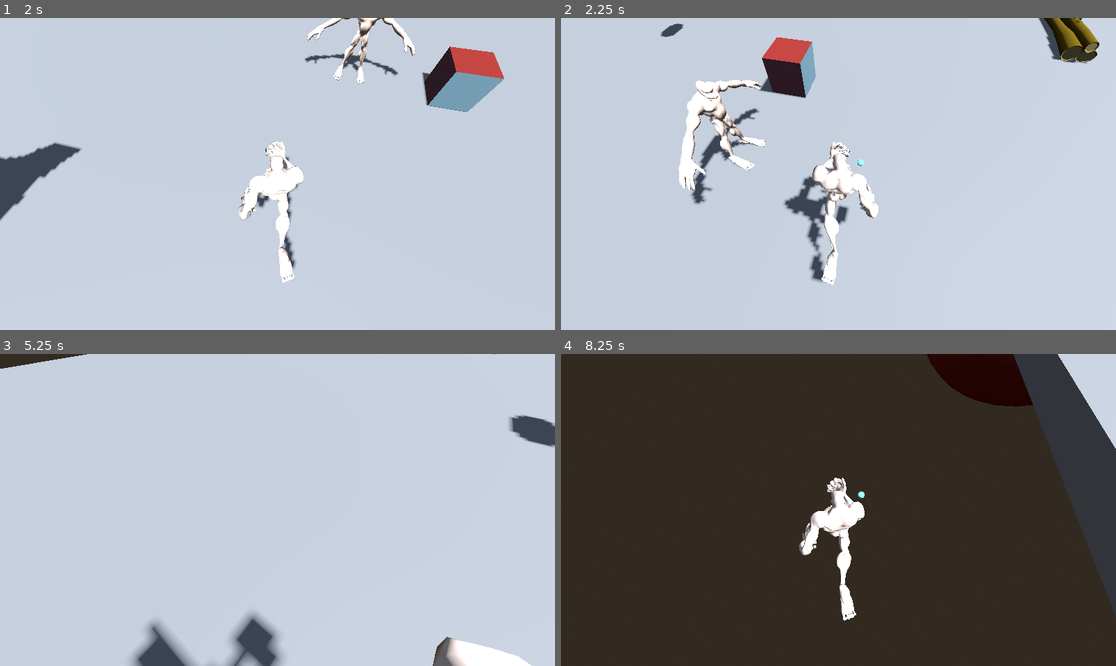
Above: before the commit, frames 1-4 (two rows, left to right).
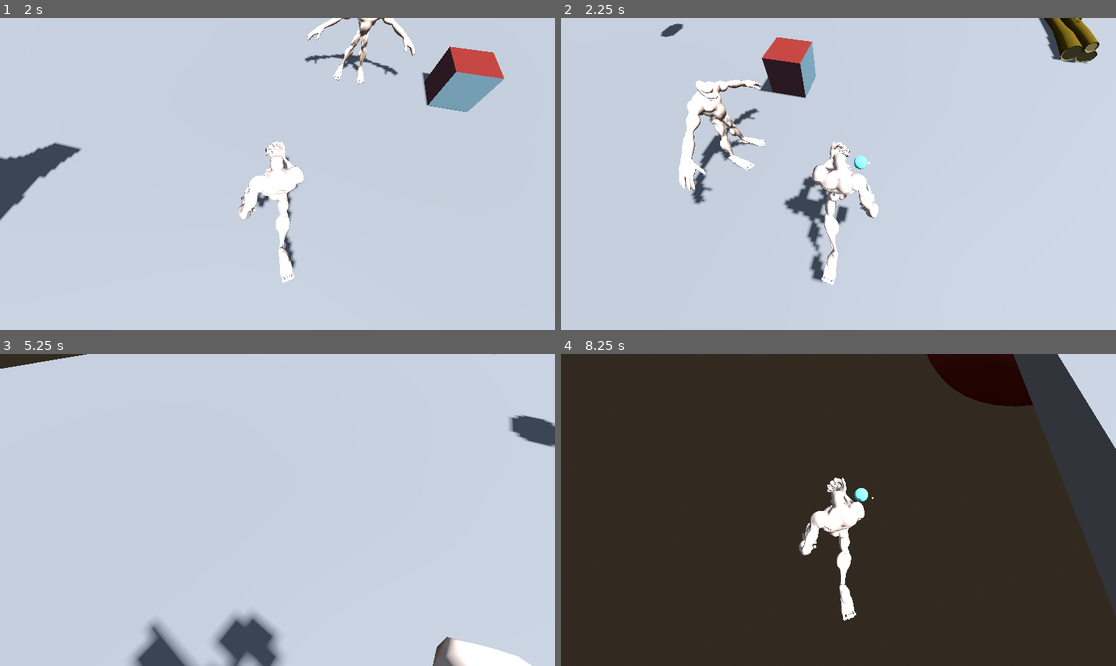
Above: after the commit, the same moments.

Repository: notme84/WildJam76
Game: Godot game, scene res://Scenes/main_menu.tscn
Same seed, same stepped clock (60 frames per second), same inputs: the game is played once before the commit and once after it.
Inputs (mouse positions are in pixels of both pictures, inside the frame that each line leads up to):
- Up to frame 1 (2 s): click "Start" at 0.5 s; tap Enter at 1.25 s; move the mouse to (271, 180) at 1.27 s; hold W (move_up) from 1.28 s (still down); hold C (camera_mode) from 1.28 s (still down)
- Up to frame 2 (2.25 s): keep holding W (move_up); move the mouse to (877, 177) at 2.02 s; release C (camera_mode) at 2.03 s; click (877, 177) at 2.1 s
- Up to frame 3 (5.25 s): move the mouse to (233, 506) at 2.77 s; tap E (melee) at 2.85 s; move the mouse to (283, 510) at 3.52 s; release W (move_up) at 3.53 s; hold A (move_left) 3.53-4.28 s; right-click (283, 510) at 3.6 s; move the mouse to (255, 503) at 4.27 s; hold C (camera_mode) 4.28-5.03 s; hold W (move_up) from 4.28 s (still down); move the mouse to (305, 510) at 5.02 s; click (305, 510) at 5.1 s
- Up to frame 4 (8.25 s): move the mouse to (810, 510) at 5.77 s; tap E (melee) at 5.85 s; move the mouse to (849, 503) at 6.52 s; release W (move_up) at 6.53 s; hold D (move_right) 6.53-7.28 s; right-click (849, 503) at 6.6 s; move the mouse to (832, 516) at 7.27 s; hold C (camera_mode) 7.28-8.03 s; hold W (move_up) from 7.28 s (still down); move the mouse to (877, 513) at 8.02 s; click (877, 513) at 8.1 s

Frame 1 is identical in both runs. In frame 2, 0.1% of the frame differs, in the area x 46-56%, y 44-58%; in frame 3, 0.6%, in the area x 38-45%, y 83-100%; in frame 4, less than 0.1%.

Commit message:
added basic ass particles to the snowball

Diff:
--- /dev/null
+++ b/MarkStuffTemp/multiplayer_test.tscn
@@ -0,0 +1,187 @@
+[gd_scene load_steps=24 format=3 uid="uid://b8ng7ebvjequ4"]
+
+[ext_resource type="PackedScene" uid="uid://bl64fol7gyyh2" path="res://MarkStuffTemp/yeti_player.tscn" id="1_4r5t1"]
+[ext_resource type="PackedScene" uid="uid://h8q0mnhmd27d" path="res://Scenes/practice_target.tscn" id="2_bubi2"]
+[ext_resource type="PackedScene" uid="uid://dues512tx2al3" path="res://Scenes/Props/hedge_lumpy.tscn" id="3_gpqt2"]
+[ext_resource type="PackedScene" uid="uid://cxajk4s12gg3r" path="res://Scenes/Props/hedge_small.tscn" id="4_e48to"]
+[ext_resource type="PackedScene" uid="uid://b2hawylas6qoq" path="res://Scenes/Props/hedge_tall.tscn" id="5_f0y2w"]
+[ext_resource type="PackedScene" uid="uid://cb0djusaus6ca" path="res://Scenes/Props/log_stack_large.tscn" id="6_4oqu8"]
+[ext_resource type="PackedScene" uid="uid://iqyfrm5l4r1w" path="res://Scenes/Props/log_stack_small.tscn" id="7_yylmb"]
+[ext_resource type="PackedScene" uid="uid://hdp0vgfp62x7" path="res://Scenes/Props/ornament.tscn" id="8_xdlqw"]
+[ext_resource type="PackedScene" uid="uid://dpgg405ixukma" path="res://Scenes/Props/scale_box.tscn" id="9_ybaae"]
+[ext_resource type="PackedScene" uid="uid://cdhqbhpgni3sx" path="res://Scenes/Props/sign_circle.tscn" id="10_8limx"]
+[ext_resource type="PackedScene" uid="uid://bcyw8ak368aco" path="res://Scenes/Props/sign_triangle.tscn" id="11_06pd4"]
+[ext_resource type="PackedScene" uid="uid://jc2l80pnltl8" path="res://Scenes/Props/traffic_cone.tscn" id="12_lmfem"]
+[ext_resource type="PackedScene" uid="uid://b7qdvhbc0y5an" path="res://Scenes/Props/tree_pine_bent.tscn" id="13_vcqed"]
+[ext_resource type="PackedScene" uid="uid://c1pnqadtankmw" path="res://Scenes/Props/tree_pine_short.tscn" id="14_tr26b"]
+[ext_resource type="PackedScene" uid="uid://cwbyskhm0c3qd" path="res://Scenes/Props/tree_pine_straight.tscn" id="15_s151o"]
+[ext_resource type="PackedScene" uid="uid://cs64hixqn5e3t" path="res://Scenes/Props/tree_pine_tall.tscn" id="16_2ute8"]
+[ext_resource type="PackedScene" uid="uid://bxgvaqkqy8wqg" path="res://Scenes/Props/wood_stack.tscn" id="17_74rot"]
+[ext_resource type="PackedScene" uid="uid://d0clotds40svo" path="res://Scenes/yeti_enemy.tscn" id="18_woljo"]
+
+[sub_resource type="ProceduralSkyMaterial" id="ProceduralSkyMaterial_crkph"]
+
+[sub_resource type="Sky" id="Sky_8dhso"]
+sky_material = SubResource("ProceduralSkyMaterial_crkph")
+
+[sub_resource type="Environment" id="Environment_o45eo"]
+background_mode = 2
+sky = SubResource("Sky_8dhso")
+
+[sub_resource type="BoxShape3D" id="BoxShape3D_dyt8r"]
+size = Vector3(50, 1, 50)
+
+[sub_resource type="BoxMesh" id="BoxMesh_mhvfs"]
+size = Vector3(50, 1, 50)
+
+[node name="MainGame" type="Node3D"]
+
+[node name="VBoxContainer" type="VBoxContainer" parent="."]
+anchors_preset = 15
+anchor_right = 1.0
+anchor_bottom = 1.0
+grow_horizontal = 2
+grow_vertical = 2
+theme_override_constants/separation = 0
+
+[node name="HBoxContainer" type="HBoxContainer" parent="VBoxContainer"]
+layout_mode = 2
+size_flags_vertical = 3
+theme_override_constants/separation = 0
+
+[node name="SubViewportContainer1" type="SubViewportContainer" parent="VBoxContainer/HBoxContainer"]
+layout_mode = 2
+size_flags_horizontal = 3
+size_flags_vertical = 3
+stretch = true
+
+[node name="SubViewport" type="SubViewport" parent="VBoxContainer/HBoxContainer/SubViewportContainer1"]
+handle_input_locally = false
+size = Vector2i(576, 324)
+render_target_update_mode = 4
+
+[node name="YetiPlayer" parent="VBoxContainer/HBoxContainer/SubViewportContainer1/SubViewport" instance=ExtResource("1_4r5t1")]
+
+[node name="SubViewportContainer2" type="SubViewportContainer" parent="VBoxContainer/HBoxContainer"]
+layout_mode = 2
+size_flags_horizontal = 3
+size_flags_vertical = 3
+stretch = true
+
+[node name="SubViewport" type="SubViewport" parent="VBoxContainer/HBoxContainer/SubViewportContainer2"]
+handle_input_locally = false
+size = Vector2i(576, 324)
+render_target_update_mode = 4
+
+[node name="YetiPlayer2" parent="VBoxContainer/HBoxContainer/SubViewportContainer2/SubViewport" instance=ExtResource("1_4r5t1")]
+transform = Transform3D(1, 0, 0, 0, 1, 0, 0, 0, 1, 4.40825, 0, 3.3962)
+
+[node name="HBoxContainer2" type="HBoxContainer" parent="VBoxContainer"]
+layout_mode = 2
+size_flags_vertical = 3
+theme_override_constants/separation = 0
+
+[node name="SubViewportContainer3" type="SubViewportContainer" parent="VBoxContainer/HBoxContainer2"]
+layout_mode = 2
+size_flags_horizontal = 3
+size_flags_vertical = 3
+stretch = true
+
+[node name="SubViewport" type="SubViewport" parent="VBoxContainer/HBoxContainer2/SubViewportContainer3"]
+handle_input_locally = false
+size = Vector2i(1152, 324)
+render_target_update_mode = 4
+
+[node name="YetiPlayer3" parent="VBoxContainer/HBoxContainer2/SubViewportContainer3/SubViewport" instance=ExtResource("1_4r5t1")]
+transform = Transform3D(1, 0, 0, 0, 1, 0, 0, 0, 1, -8.33234, 0, 9.84793)
+
+[node name="SubViewportContainer4" type="SubViewportContainer" parent="VBoxContainer/HBoxContainer2"]
+visible = false
+layout_mode = 2
+size_flags_horizontal = 3
+size_flags_vertical = 3
+stretch = true
+
+[node name="SubViewport" type="SubViewport" parent="VBoxContainer/HBoxContainer2/SubViewportContainer4"]
+handle_input_locally = false
+size = Vector2i(2, 2)
+render_target_update_mode = 0
+
+[node name="PracticeTarget" parent="." instance=ExtResource("2_bubi2")]
+transform = Transform3D(1, 0, 0, 0, 1, 0, 0, 0, 1, -3.5192, 2.30042, -13.7933)
+
+[node name="PracticeTarget2" parent="." instance=ExtResource("2_bubi2")]
+transform = Transform3D(1, 0, 0, 0, 1, 0, 0, 0, 1, 4.54684, 2.30042, -13.7933)
+
+[node name="Environment" type="Node3D" parent="."]
+
+[node name="WorldEnvironment" type="WorldEnvironment" parent="Environment"]
+environment = SubResource("Environment_o45eo")
+
+[node name="DirectionalLight3D" type="DirectionalLight3D" parent="Environment"]
+transform = Transform3D(1, 0, 0, 0, 0.46793, 0.883766, 0, -0.883766, 0.46793, 0, 0, 0)
+shadow_enabled = true
+
+[node name="StaticBody3D" type="StaticBody3D" parent="Environment"]
+transform = Transform3D(1, 0, 0, 0, 1, 0, 0, 0, 1, 0, -0.5, 0)
+
+[node name="CollisionShape3D" type="CollisionShape3D" parent="Environment/StaticBody3D"]
+shape = SubResource("BoxShape3D_dyt8r")
+
+[node name="MeshInstance3D" type="MeshInstance3D" parent="Environment/StaticBody3D"]
+mesh = SubResource("BoxMesh_mhvfs")
+
+[node name="Props" type="Node3D" parent="Environment"]
+
+[node name="HedgeLumpy" parent="Environment/Props" instance=ExtResource("3_gpqt2")]
+transform = Transform3D(1, 0, 0, 0, 1, 0, 0, 0, 1, 8.30467, 0, 3.91861)
+
+[node name="HedgeSmall" parent="Environment/Props" instance=ExtResource("4_e48to")]
+transform = Transform3D(1, 0, 0, 0, 1, 0, 0, 0, 1, 3.31224, 0, 6.24854)
+
+[node name="HedgeTall" parent="Environment/Props" instance=ExtResource("5_f0y2w")]
+transform = Transform3D(1, 0, 0, 0, 1, 0, 0, 0, 1, 8.05238, 0, 8.85983)
+
+[node name="LogStackLarge" parent="Environment/Props" instance=ExtResource("6_4oqu8")]
+transform = Transform3D(1, 0, 0, 0, 1, 0, 0, 0, 1, 11.308, 0, -0.821313)
+
+[node name="LogStackSmall" parent="Environment/Props" instance=ExtResource("7_yylmb")]
+transform = Transform3D(1, 0, 0, 0, 1, 0, 0, 0, 1, 7.58699, 0, -0.528992)
+
+[node name="Ornament" parent="Environment/Props" instance=ExtResource("8_xdlqw")]
+transform = Transform3D(1, 0, 0, 0, 1, 0, 0, 0, 1, 27.6698, 0, -20.1043)
+
+[node name="ScaleBox" parent="Environment/Props" instance=ExtResource("9_ybaae")]
+transform = Transform3D(1, 0, 0, 0, 1, 0, 0, 0, 1, 2.66545, 0, -9.40727)
+
+[node name="SignCircle" parent="Environment/Props" instance=ExtResource("10_8limx")]
+transform = Transform3D(1, 0, 0, 0, 1, 0, 0, 0, 1, -9.05309, 0, -12.8625)
+
+[node name="SignTriangle" parent="Environment/Props" instance=ExtResource("11_06pd4")]
+transform = Transform3D(1, 0, 0, 0, 1, 0, 0, 0, 1, 10.6236, 0, -14.9402)
+
+[node name="TrafficCone" parent="Environment/Props" instance=ExtResource("12_lmfem")]
+transform = Transform3D(1, 0, 0, 0, 1, 0, 0, 0, 1, -5.87083, 0, 8.83939)
+
+[node name="TreePineBent" parent="Environment/Props" instance=ExtResource("13_vcqed")]
+transform = Transform3D(1, 0, 0, 0, 1, 0, 0, 0, 1, -7.5655, 0, -1.93588)
+
+[node name="TreePineShort" parent="Environment/Props" instance=ExtResource("14_tr26b")]
+transform = Transform3D(1, 0, 0, 0, 1, 0, 0, 0, 1, -14.3388, 0, -6.58419)
+
+[node name="TreePineStraight" parent="Environment/Props" instance=ExtResource("15_s151o")]
+transform = Transform3D(1, 0, 0, 0, 1, 0, 0, 0, 1, -6.40688, 0, 3.38299)
+
+[node name="TreePineTall" parent="Environment/Props" instance=ExtResource("16_2ute8")]
+transform = Transform3D(1, 0, 0, 0, 1, 0, 0, 0, 1, -10.9243, 0, 0.319782)
+
+[node name="WoodStack" parent="Environment/Props" instance=ExtResource("17_74rot")]
+transform = Transform3D(1, 0, 0, 0, 1, 0, 0, 0, 1, 9.61244, 0, -6.75988)
+
+[node name="Enemies" type="Node3D" parent="."]
+
+[node name="YetiEnemy" parent="Enemies" instance=ExtResource("18_woljo")]
+transform = Transform3D(1, 0, 0, 0, 1, 0, 0, 0, 1, 0, 0, -9.79262)
+
+[node name="YetiEnemy2" parent="Enemies" instance=ExtResource("18_woljo")]
+transform = Transform3D(0.634663, 0, -0.772789, 0, 1, 0, 0.772789, 0, 0.634663, 9.59675, 0, -5.19754)
--- a/MarkStuffTemp/player_control.gd
+++ b/MarkStuffTemp/player_control.gd
@@ -28,6 +28,8 @@
 var gravity = ProjectSettings.get_setting("physics/3d/default_gravity")
 
 var using_follow_cam: bool = false
+
+var using_controller: bool = true
 
 
 func _ready():
@@ -82,11 +84,21 @@
 
 
 func _process(delta: float):
+	if using_controller: #TODO THIS WILL PROBABLY BE DETERMINED BY INPUT INDEX FYI
+		get_rotation_input()
 	update_rotation(delta)
 
 
 func _physics_process(delta: float):
 	update_move(delta)
+
+
+func get_rotation_input():
+	var input = Input.get_vector("look_left", "look_right", "look_up", "look_down")
+	camrot_h -= input.x * Settings.mouse_sensitivity_x
+	if Settings.invert_y_look:
+		camrot_v += input.y * Settings.mouse_sensitivity_y
+	else: camrot_v -= input.y * Settings.mouse_sensitivity_y
 
 
 func update_rotation(delta):
--- a/Scenes/snowball.tscn
+++ b/Scenes/snowball.tscn
@@ -1,23 +1,36 @@
-[gd_scene load_steps=5 format=3 uid="uid://bgtglnx4hmoua"]
+[gd_scene load_steps=8 format=3 uid="uid://bgtglnx4hmoua"]
 
 [ext_resource type="Script" path="res://Script/snowball.gd" id="1_8mdrt"]
 
 [sub_resource type="SphereShape3D" id="SphereShape3D_t5y76"]
+radius = 0.1
 
 [sub_resource type="StandardMaterial3D" id="StandardMaterial3D_2caxr"]
 albedo_color = Color(0.501681, 0.999658, 1, 1)
 
 [sub_resource type="SphereMesh" id="SphereMesh_362o0"]
-radius = 0.05
-height = 0.1
+radius = 0.1
+height = 0.2
+
+[sub_resource type="ParticleProcessMaterial" id="ParticleProcessMaterial_5ev1j"]
+emission_shape_scale = Vector3(0.1, 0.1, 0.1)
+emission_shape = 1
+emission_sphere_radius = 1.0
+direction = Vector3(0, 0, 0)
+gravity = Vector3(0, -0.5, 0)
+scale_max = 2.0
+
+[sub_resource type="StandardMaterial3D" id="StandardMaterial3D_i85re"]
+
+[sub_resource type="QuadMesh" id="QuadMesh_0gj4a"]
+material = SubResource("StandardMaterial3D_i85re")
+size = Vector2(0.02, 0.02)
 
 [node name="Snowball" type="RigidBody3D"]
 collision_layer = 4
-continuous_cd = true
 script = ExtResource("1_8mdrt")
 
 [node name="CollisionShape3D" type="CollisionShape3D" parent="."]
-transform = Transform3D(0.1, 0, 0, 0, 0.1, 0, 0, 0, 0.1, 0, 0, 0)
 shape = SubResource("SphereShape3D_t5y76")
 
 [node name="MeshInstance3D" type="MeshInstance3D" parent="."]
@@ -29,4 +42,9 @@
 one_shot = true
 autostart = true
 
+[node name="GPUParticles3D" type="GPUParticles3D" parent="."]
+amount = 30
+process_material = SubResource("ParticleProcessMaterial_5ev1j")
+draw_pass_1 = SubResource("QuadMesh_0gj4a")
+
 [connection signal="timeout" from="Timer" to="." method="_on_timer_timeout"]
--- a/project.godot
+++ b/project.godot
@@ -131,6 +131,26 @@
 , Object(InputEventJoypadButton,"resource_local_to_scene":false,"resource_name":"","device":-1,"button_index":1,"pressure":0.0,"pressed":false,"script":null)
 ]
 }
+look_up={
+"deadzone": 0.5,
+"events": [Object(InputEventJoypadMotion,"resource_local_to_scene":false,"resource_name":"","device":-1,"axis":3,"axis_value":-1.0,"script":null)
+]
+}
+look_down={
+"deadzone": 0.5,
+"events": [Object(InputEventJoypadMotion,"resource_local_to_scene":false,"resource_name":"","device":-1,"axis":3,"axis_value":1.0,"script":null)
+]
+}
+look_left={
+"deadzone": 0.5,
+"events": [Object(InputEventJoypadMotion,"resource_local_to_scene":false,"resource_name":"","device":-1,"axis":2,"axis_value":-1.0,"script":null)
+]
+}
+look_right={
+"deadzone": 0.5,
+"events": [Object(InputEventJoypadMotion,"resource_local_to_scene":false,"resource_name":"","device":-1,"axis":2,"axis_value":1.0,"script":null)
+]
+}
 
 [layer_names]
 
Not shown, added: Audio/Yeti_Footstep_.wav.import
Not shown, added: Audio/Yeti_Footstep_Left.wav.import
Not shown, added: Audio/Yeti_Footstep_Left01.wav.import
Not shown, added: Audio/Yeti_Footstep_Left02.wav.import
Not shown, added: Audio/Yeti_Footstep_Left03.wav.import
Not shown, added: Audio/Yeti_Footstep_Left04.wav.import
Not shown, added: Audio/Yeti_Footstep_Left05.wav.import
Not shown, added: Audio/Yeti_Footstep_Right.wav.import
Not shown, added: Audio/Yeti_Footstep_Right01.wav.import
Not shown, added: Audio/Yeti_Footstep_Right02.wav.import
Not shown, added: Audio/Yeti_Footstep_Right03.wav.import
Not shown, added: Audio/Yeti_Footstep_Right04.wav.import
(and 3 more such lines)
